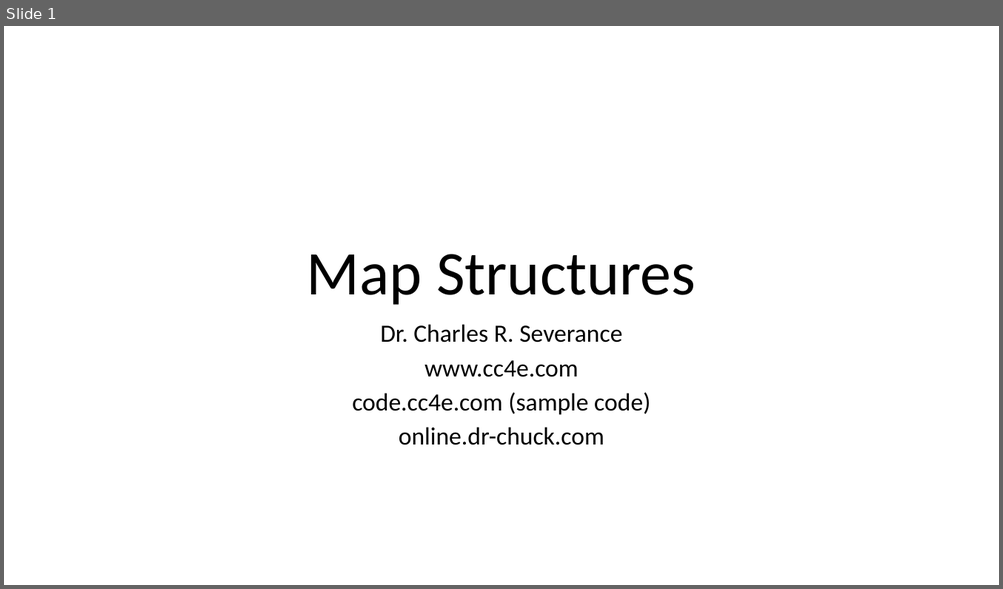
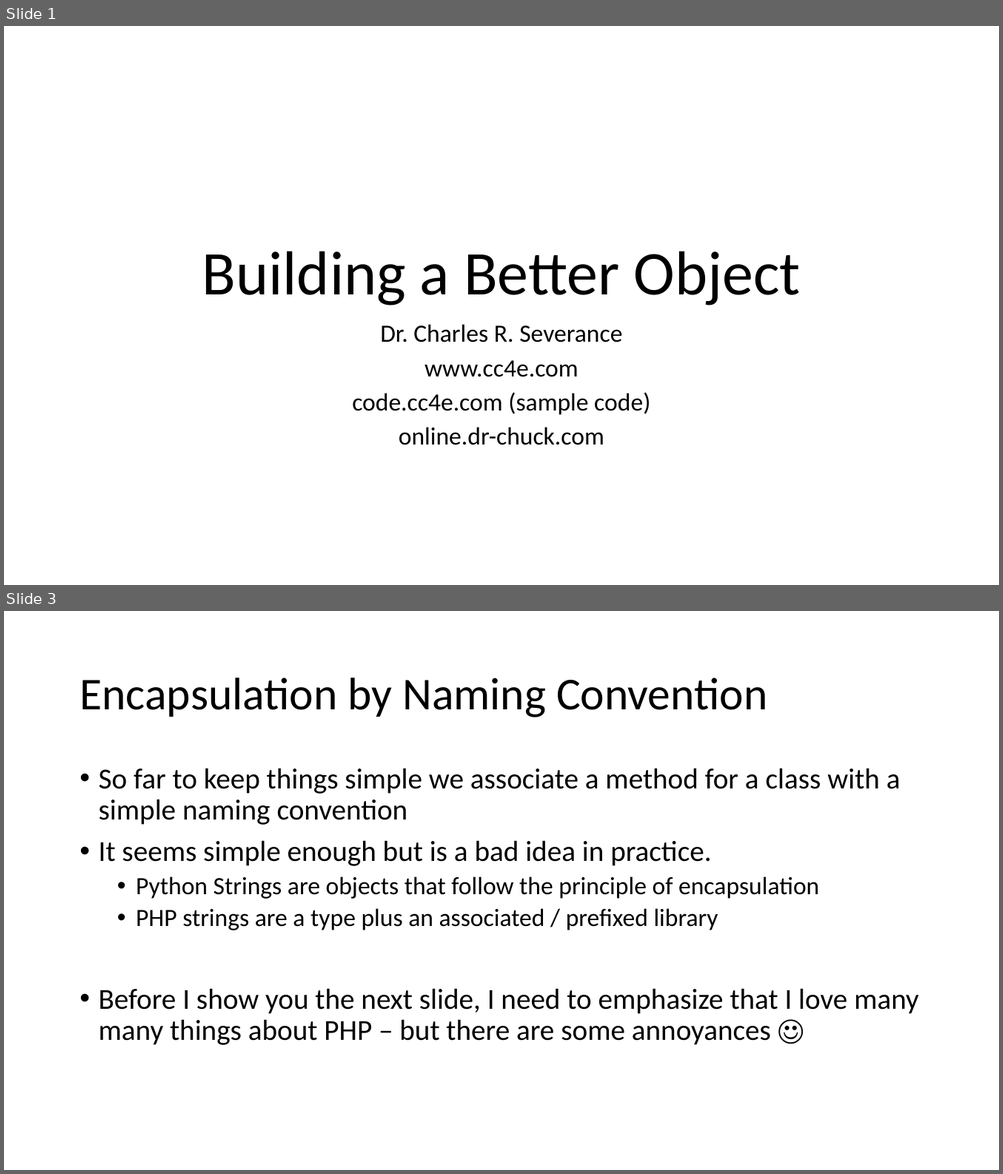
Before and after one commit to csev/cc4e, a slide deck: lectures/CC-04-Maps.pptx. Shown one above the other, each under a label of ours: slide 1 before the commit, slides 1 and 3 after it; the slides between them are not shown. The pictures are 1003x589 and 1003x1174 pixels, drawn with LibreOffice and Linux fonts; fonts in the diff are those of the drawing. Boxes give left, top, right and bottom in pixels: in the first picture for what was removed or moved away, otherwise in the second. Text is boxed around its words. In the diff, an @@ line names an element or a change of style, - is before the commit and + after.

```diff
--- a/lectures/CC-04-Maps.pptx
+++ b/lectures/CC-04-Maps.pptx
@@ slide 3 added at (4,611,999,1170), background #FFFFFF @@
@@ title added at (79,678,767,718), 44 pt, text #000000 @@
+Encapsulation by Naming Convention
@@ text added at (99,768,919,1045), 28 pt, text #000000 @@
+• So far to keep things simple we associate a method for a class with a simple naming convention
+• It seems simple enough but is a bad idea in practice.
+  • Python Strings are objects that follow the principle of encapsulation
+  • PHP strings are a type plus an associated / prefixed library
+• Before I show you the next slide, I need to emphasize that I love many many things about PHP – but there are some annoyances ☺
@@ slide 1 changed as well @@
@@ title at (202,251,800,306): text changed @@
-Map Structures
+Building a Better Object
```
Also in this commit, not shown: 1 other slide changed, 14 other slides added, 1 slide removed, 7 other files.
